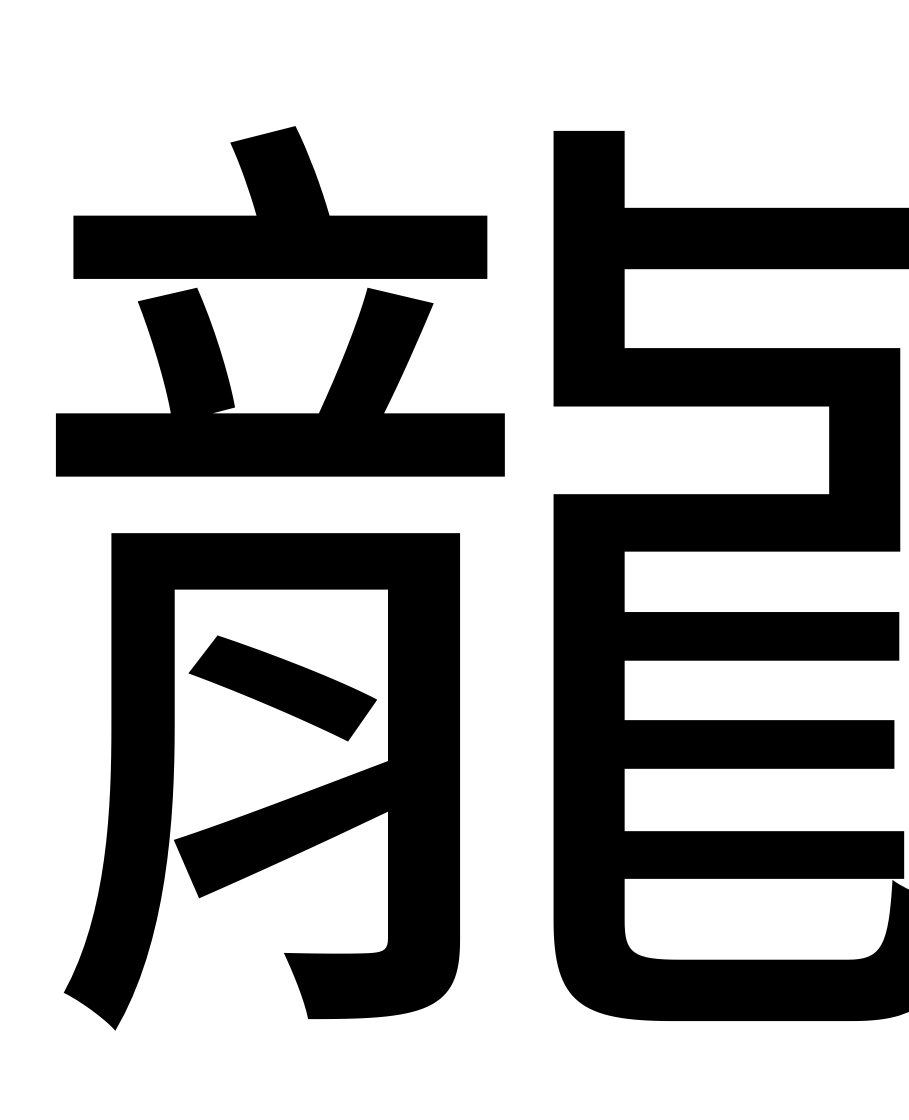
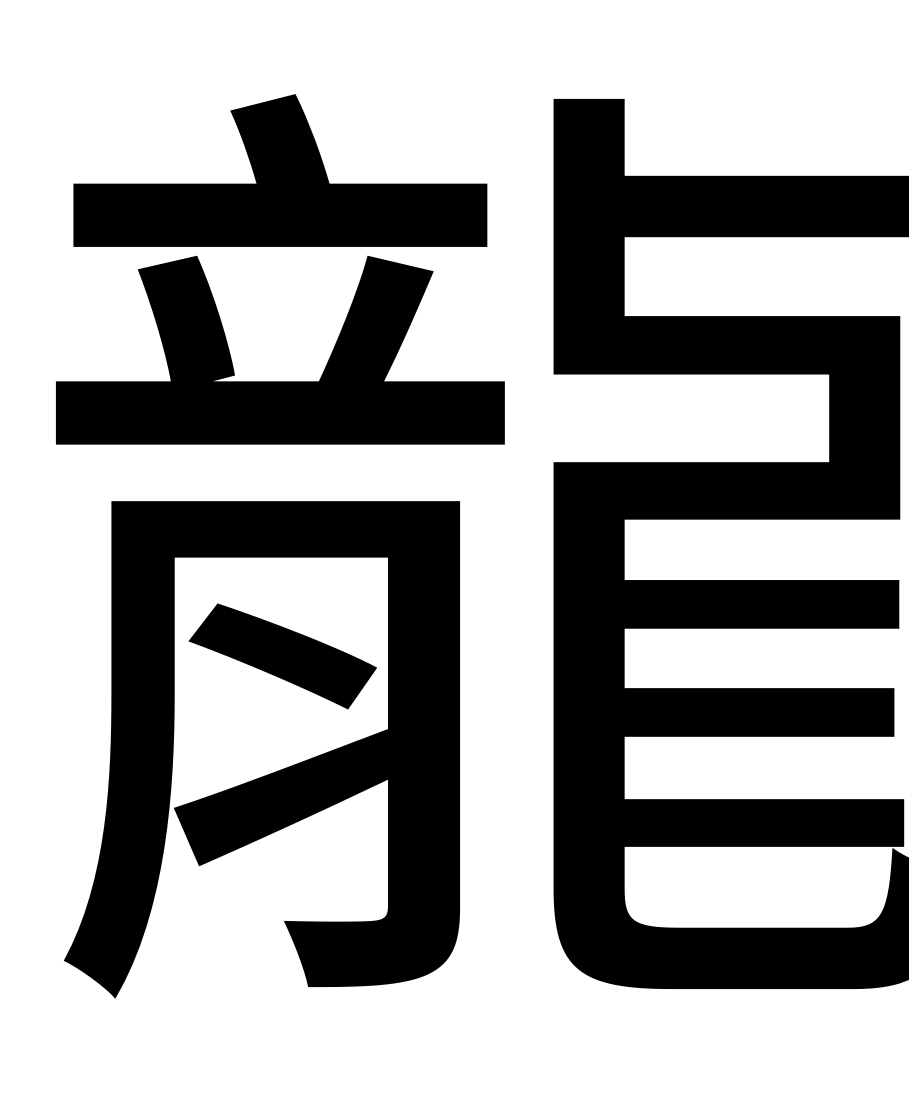
Before and after one commit to oscarsun72/PPTtoDoc_PowerPoint_xchg_Word, a slide deck: slide 2 of 字圖母片.pptm. Drawn at 909x1120 pixels with LibreOffice and Linux fonts; fonts in the diff are those of the drawing. Boxes give left, top, right and bottom in pixels: in the first picture for what was removed or moved away, otherwise in the second. Text is boxed around its words. In the diff, an @@ line names an element or a change of style, - is before the commit and + after.

```diff
--- a/字圖母片.pptm
+++ b/字圖母片.pptm
@@ text "龍" at [15,94,909,999]: vertical alignment middle to bottom @@
```
Also in this commit, not shown: 26 other files.
